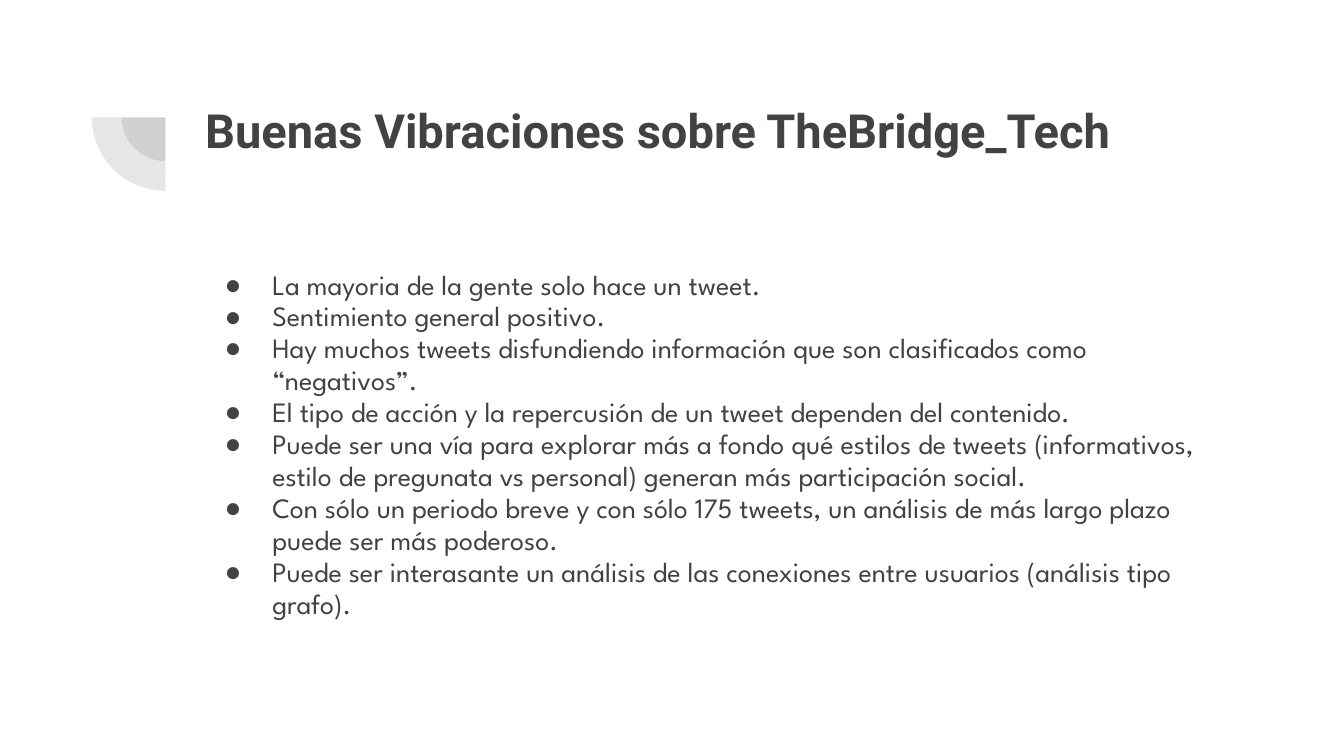
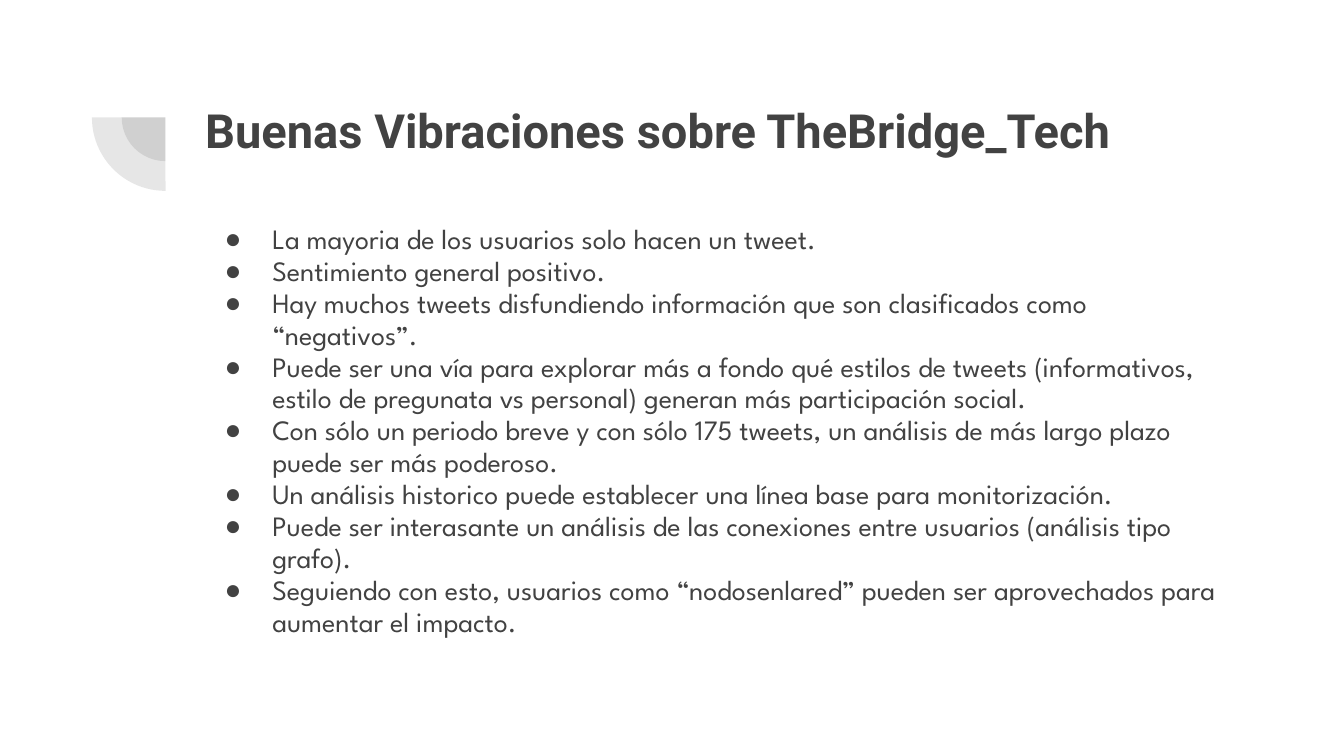
Before and after one commit to seenstevo/technical_test_interview, a slide deck: slide 16 of documents/¿Como se sientan sobre @TheBridge_Tech_.pptx. Drawn at 1344x756 pixels with LibreOffice and Linux fonts; fonts in the diff are those of the drawing. Boxes give left, top, right and bottom in pixels: in the first picture for what was removed or moved away, otherwise in the second. Text is boxed around its words. In the diff, an @@ line names an element or a change of style, - is before the commit and + after.

Commit message:
presentation edits

```diff
--- a/documents/¿Como se sientan sobre @TheBridge_Tech_.pptx
+++ b/documents/¿Como se sientan sobre @TheBridge_Tech_.pptx
@@ text "La mayoria de los usuarios ...": place and size @@
-text "La mayoria de los usuarios ..." at (272,275,1193,620)
+text "La mayoria de los usuarios ..." at (272,229,1215,638)
@@ text at (272,229,816,255): text changed @@
-● La mayoria de la gente solo hace un tweet.
+● La mayoria de los usuarios solo hacen un tweet.
@@ text at (272,394,1070,428): paragraph removed @@
-● El tipo de acción y la repercusión de un tweet dependen del contenido.
@@ text at (272,476,1113,510): paragraph added @@
+● Un análisis historico puede establecer una línea base para monitorización.
@@ text at (272,572,1215,638): paragraph added @@
+● Seguiendo con esto, usuarios como “nodosenlared” pueden ser aprovechados para aumentar el impacto.
```
Also in this commit, not shown: 4 other slides changed, 2 other files.
